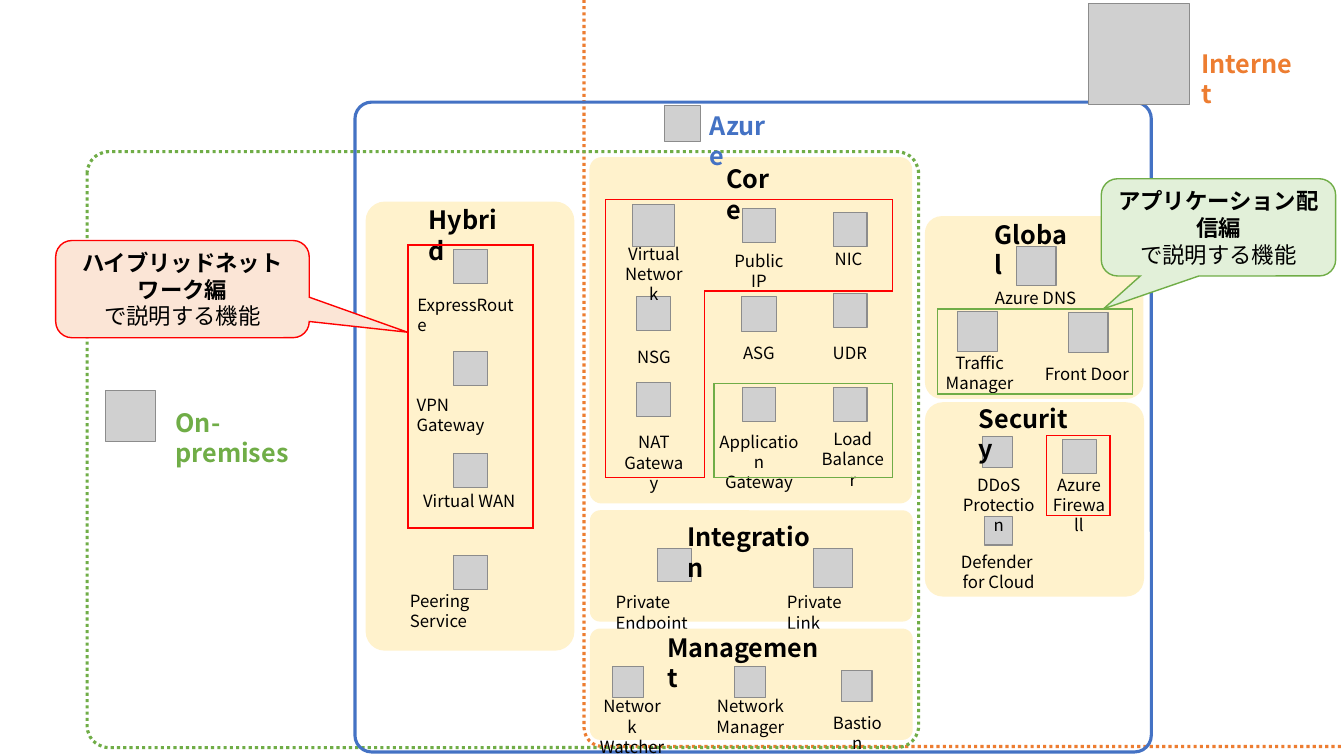
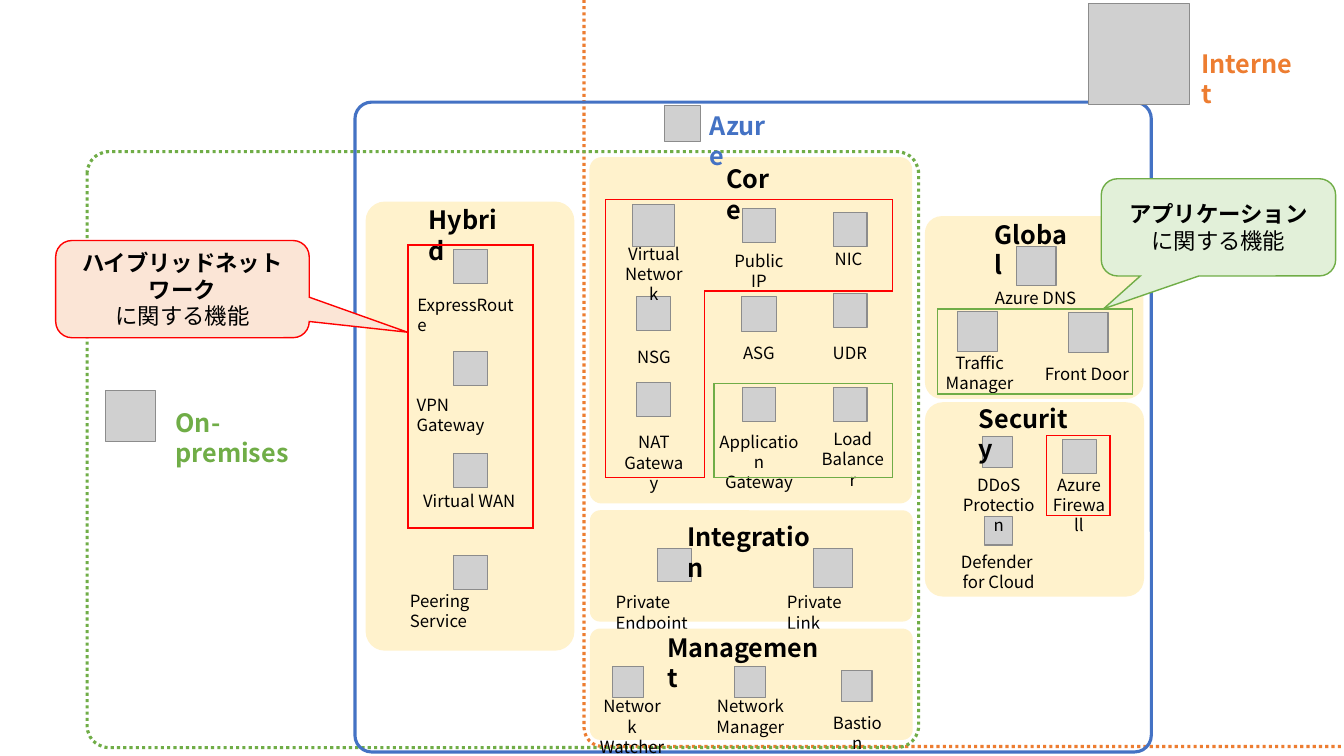
Before and after one commit to Azure/fta-japan, a slide deck: slide 1 of FTALive/Networking/images/figure.pptx. Drawn at 1344x756 pixels with LibreOffice and Linux fonts; fonts in the diff are those of the drawing; grey boxes stand for pictures. Boxes give left, top, right and bottom in pixels: in the first picture for what was removed or moved away, otherwise in the second. Text is boxed around its words. In the diff, an @@ line names an element or a change of style, - is before the commit and + after.

```diff
--- a/FTALive/Networking/images/figure.pptx
+++ b/FTALive/Networking/images/figure.pptx
@@ text in rounded speech box at (1129, 203, 1307, 251): text changed @@
-アプリケーション配信編
-で説明する機能
+アプリケーション
+に関する機能
@@ text in rounded speech box at (82, 251, 282, 326): text changed @@
-ハイブリッドネットワーク編
-で説明する機能
+ハイブリッドネットワーク
+に関する機能
```
Also in this commit, not shown: 1 other file.
